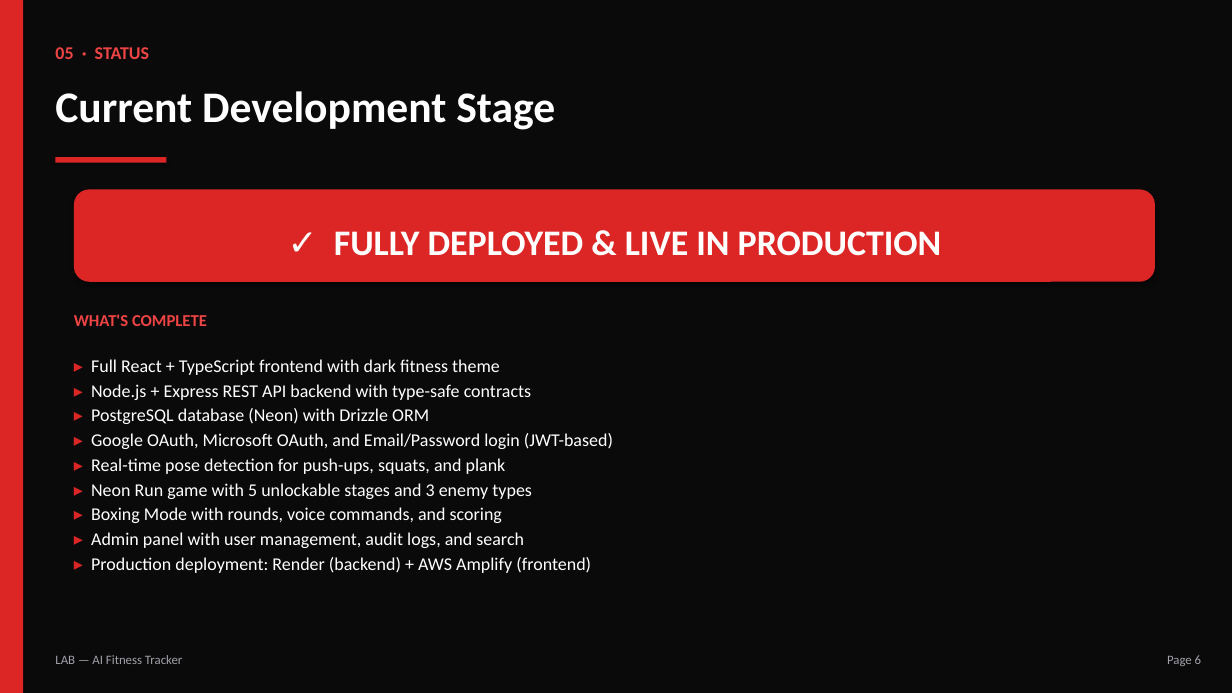
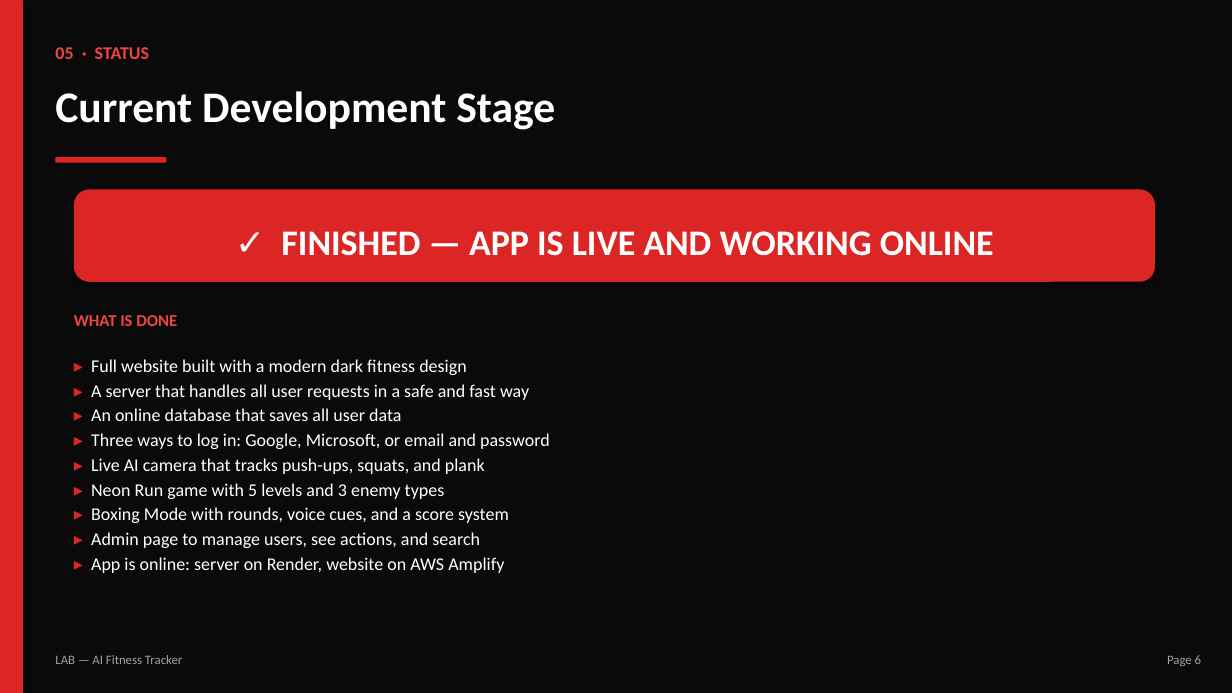
Before and after one commit to nv23158-mohammed-jasim/GRD-PROJECT, a slide deck: slide 6 of attached_assets/LAB_Project_Presentation.pptx. Drawn at 1232x693 pixels with LibreOffice and Linux fonts; fonts in the diff are those of the drawing. Boxes give left, top, right and bottom in pixels: in the first picture for what was removed or moved away, otherwise in the second. Text is boxed around its words. In the diff, an @@ line names an element or a change of style, - is before the commit and + after.

```diff
--- a/attached_assets/LAB_Project_Presentation.pptx
+++ b/attached_assets/LAB_Project_Presentation.pptx
@@ text in rounded rectangle at (x1=281, y1=231, x2=994, y2=256): text changed @@
-✓ FULLY DEPLOYED & LIVE IN PRODUCTION
+✓ FINISHED — APP IS LIVE AND WORKING ONLINE
@@ text at (x1=74, y1=315, x2=177, y2=326): text changed @@
-WHAT'S COMPLETE
+WHAT IS DONE
@@ text at (x1=91, y1=359, x2=550, y2=573): text changed @@
-▸ Full React + TypeScript frontend with dark fitness theme
-▸ Node.js + Express REST API backend with type-safe contracts
-▸ PostgreSQL database (Neon) with Drizzle ORM
-▸ Google OAuth, Microsoft OAuth, and Email/Password login (JWT-based)
-▸ Real-time pose detection for push-ups, squats, and plank
-▸ Neon Run game with 5 unlockable stages and 3 enemy types
-▸ Boxing Mode with rounds, voice commands, and scoring
-▸ Admin panel with user management, audit logs, and search
-▸ Production deployment: Render (backend) + AWS Amplify (frontend)
+▸ Full website built with a modern dark fitness design
+▸ A server that handles all user requests in a safe and fast way
+▸ An online database that saves all user data
+▸ Three ways to log in: Google, Microsoft, or email and password
+▸ Live AI camera that tracks push-ups, squats, and plank
+▸ Neon Run game with 5 levels and 3 enemy types
+▸ Boxing Mode with rounds, voice cues, and a score system
+▸ Admin page to manage users, see actions, and search
+▸ App is online: server on Render, website on AWS Amplify
```
Also in this commit, not shown: 5 other slides changed, 2 other files.
